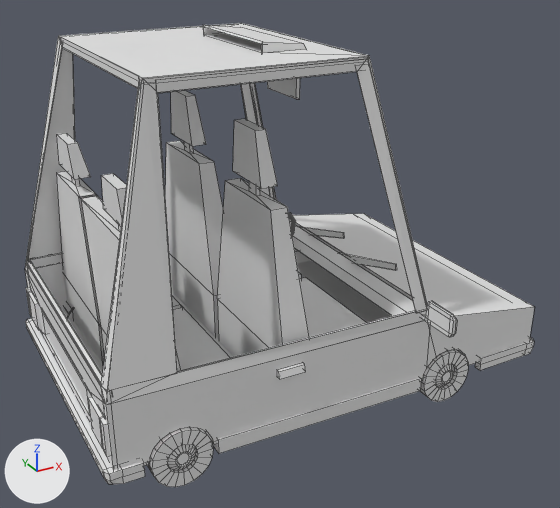
A saved change to the OBJ model RacingEnviro/Assets/Imported/Models/Car.obj.
The view is the same before and after, from a 50 mm lens placed at (-4.53, -10.53, 7.78), pointed at (1.08, -0.33, 2.68). Arrows for +X, +Y and +Z are at lower left; the lights stay in place. Mesh edges are drawn as thin lines. Where no turn or scale is listed for an object, it has been applied to the vertices. Vertices at the same position are counted once.

Names of what the first picture shows: 'Car'.
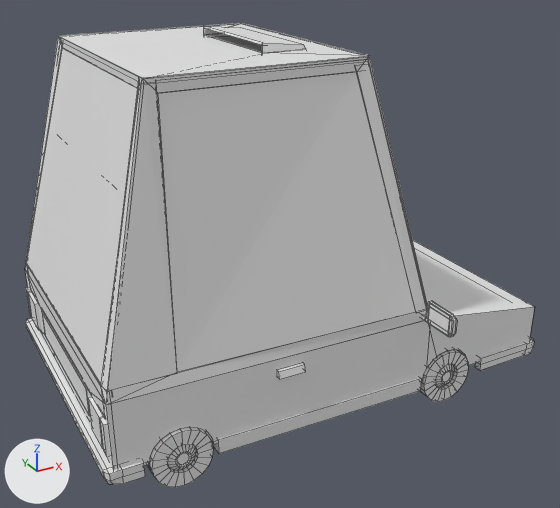
Location of each change, (x1, y1, x2, y2) in pixels of the pictures (560 x 508 px; the box of a moved part takes in the faces that stretch with it):
part 1 of me_car, added: after (203, 26, 306, 53)
part 2 of me_car, added: after (42, 312, 90, 416)
part 3 of me_car, added: after (426, 303, 452, 336)
part 4 of me_car, moved or reshaped: before (203, 25, 397, 271); after (26, 48, 416, 386)

What the commit changed:
me_car is used by ob_car; location (0.0, 0.0, 0.0).
me_car had 1528 vertices, 1285 faces and spanned x -2.62..4.83, y -3.17..3.17, z 0.55..6.19.
me_car now has 1610 vertices, 1339 faces and spans x -2.62..4.83, y -3.17..3.17, z 0.55..6.18.
me_car part 1: the loose piece of 16 vertices spanning x 0.45..1.18, y -1.0..1.0, z 5.99..6.19 is copied, and the copy is moved by (0.0, 0.0, -0.01); it spans x 0.45..1.18, y -1.0..1.0, z 5.97..6.18.
me_car part 2: a new loose piece, a box spanning x -2.499..-2.458, y -1.302..1.302, z 1.333..1.77.
me_car part 3: a new loose piece of 16 vertices spanning x 2.33, y -3.15..-2.59, z 2.19..2.52.
Part 4, on me_car:
16 vertices are removed from x 0.45..1.18, y -1.0..1.0, z 5.99..6.19.
42 faces are deleted.
10 vertices move within x -1.42..1.58, y -1.73..1.93, z 5.86..6.0.
18 vertices are added at x 0.45..2.36, y -1.0..2.0, z 2.19..6.04.
40 new faces join them.
